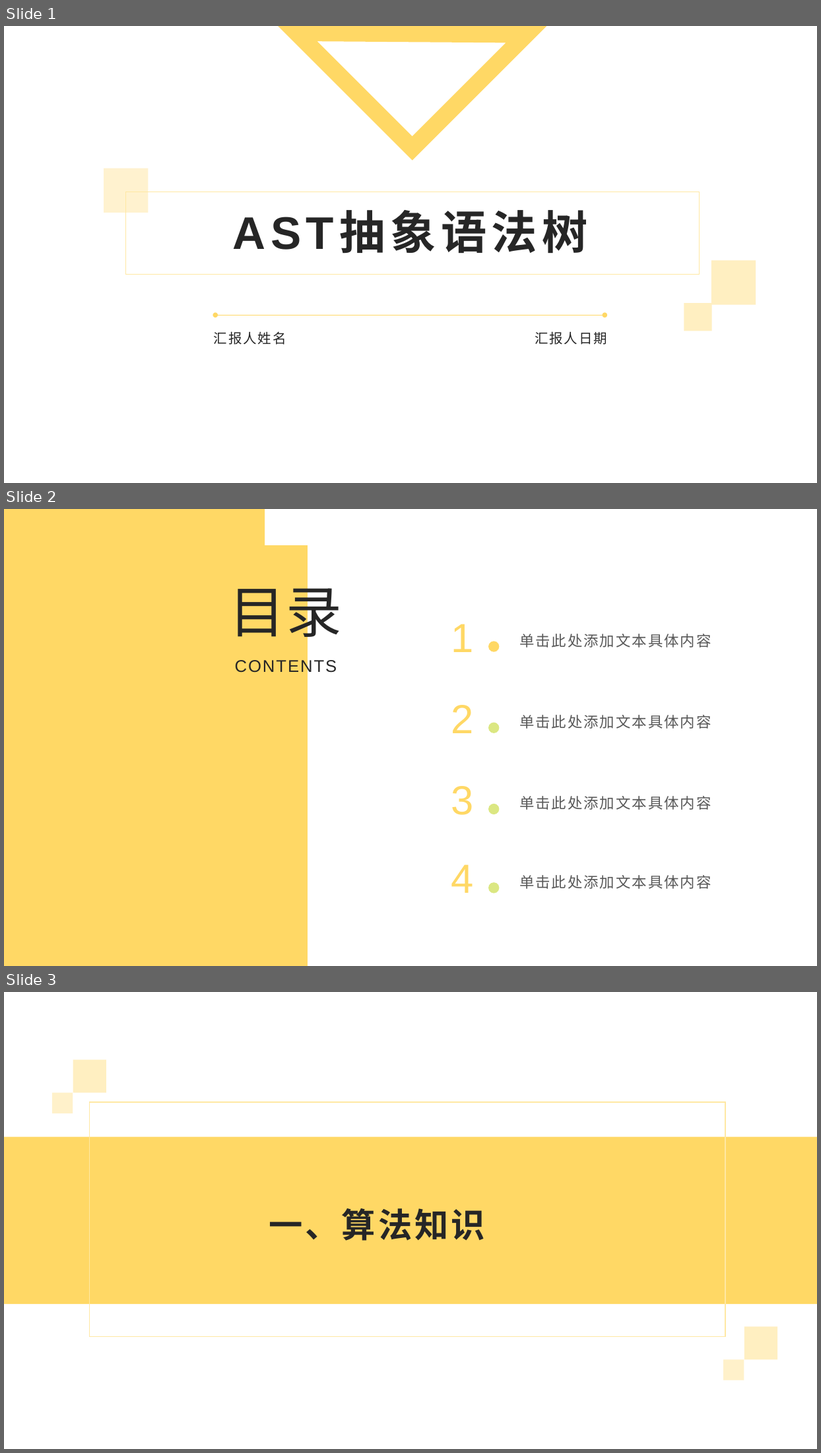
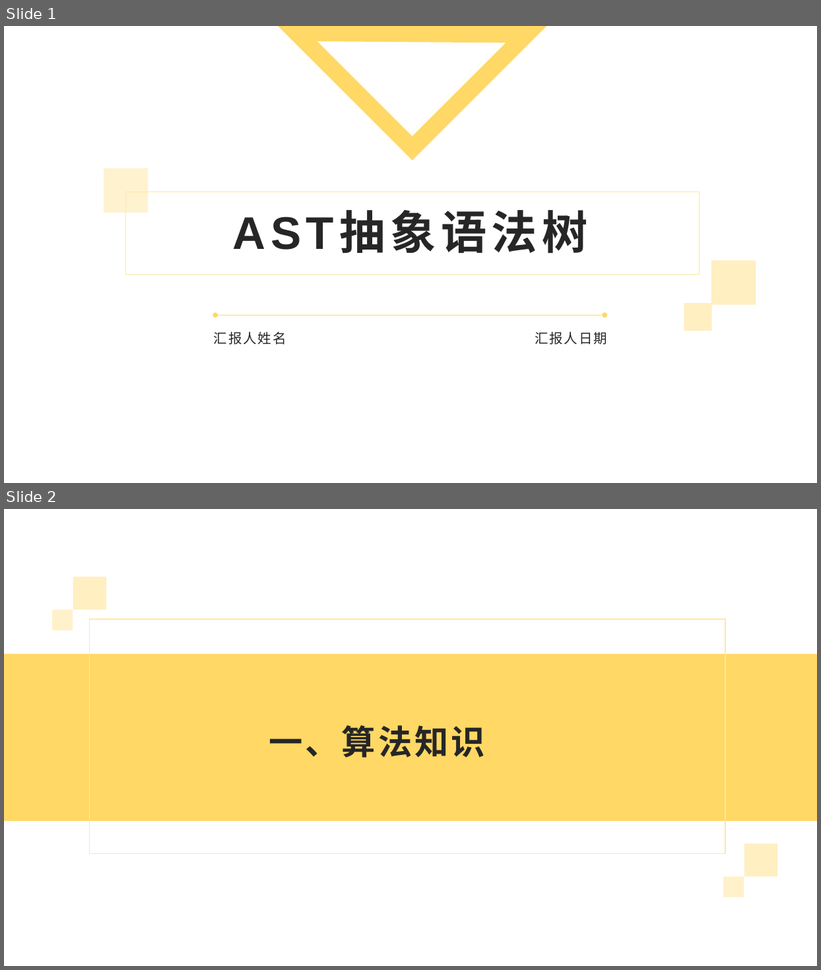
Before and after one commit to xiaoxiao-lady/vue, a slide deck: ast/AST图解-自学.pptx. Shown one above the other, each under a label of ours: slides 1, 2 and 3 before the commit, slides 1 and 2 after it. The pictures are 821x1453 and 821x970 pixels, drawn with LibreOffice and Linux fonts; fonts in the diff are those of the drawing; background and template pictures are left out. Boxes give left, top, right and bottom in pixels: in the first picture for what was removed or moved away, otherwise in the second. Text is boxed around its words. In the diff, an @@ line names an element or a change of style, - is before the commit and + after.

Commit message:
ppt

```diff
--- a/ast/AST图解-自学.pptx
+++ b/ast/AST图解-自学.pptx
@@ slide 2 removed at bbox=[4, 509, 817, 966], background #FFFFFF @@
@@ rectangle removed at bbox=[4, 509, 265, 966] @@
@@ rectangle removed at bbox=[47, 545, 308, 966] @@
@@ text removed at bbox=[229, 576, 342, 646] @@
-目录
@@ text removed at bbox=[451, 624, 474, 652] @@
-1
@@ ellipse removed at bbox=[488, 642, 499, 652] @@
@@ text removed at bbox=[519, 634, 712, 648] @@
-单击此处添加文本具体内容
@@ text removed at bbox=[235, 658, 337, 676] @@
-CONTENTS
@@ text removed at bbox=[451, 705, 474, 733] @@
-2
@@ ellipse removed at bbox=[488, 722, 499, 733] @@
@@ text removed at bbox=[519, 715, 712, 729] @@
-单击此处添加文本具体内容
@@ text removed at bbox=[451, 786, 474, 815] @@
-3
@@ ellipse removed at bbox=[488, 804, 499, 815] @@
@@ text removed at bbox=[519, 796, 712, 810] @@
-单击此处添加文本具体内容
@@ text removed at bbox=[451, 865, 474, 893] @@
-4
@@ ellipse removed at bbox=[488, 883, 499, 894] @@
@@ text removed at bbox=[519, 875, 712, 889] @@
-单击此处添加文本具体内容
@@ what was slide 3 is now slide 2 @@
```
Also in this commit, not shown: 2 slides added.
